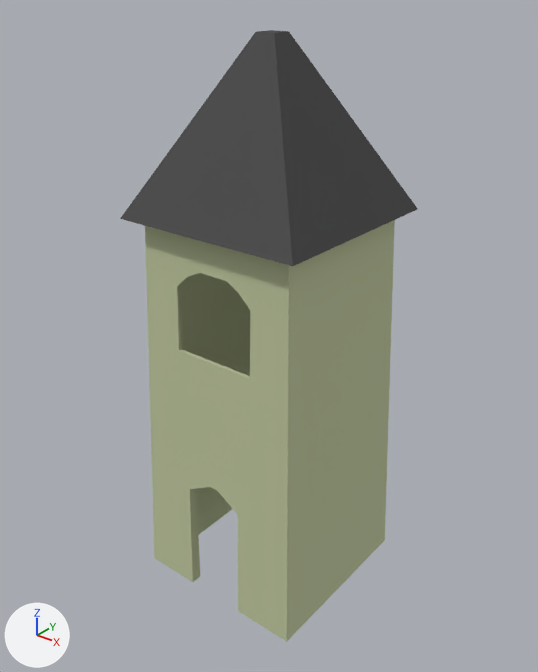
Two versions of the Blender file Assets/Models/LD49Landscape.blend, one commit apart.
Before and after are seen from a camera (50 mm lens) standing at (3.83, -4.82, 5.5) and looking at (0.03, -0.08, 2.56). Arrows for +X, +Y and +Z are at lower left; the lights stay in place.

Names of what the first picture shows: 'Tower'.
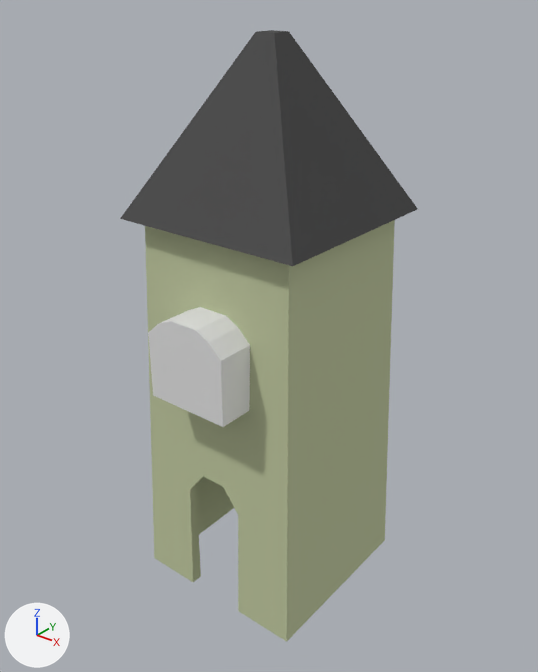
The change in detail:
Object 'Cube.003' (ob_cube_003) moves from (0.0, -0.78, 2.75) to (0.0, -0.78, 2.45).
Object 'Cube.003' (ob_cube_003) is now shown.

Pixel boxes (x1, y1, x2, y2) of what changed, in the pictures (538 x 672 px):
'Tower', reshaped: (120, 30, 418, 642) in both
'Cube.003', shown: after (148, 307, 250, 427)
